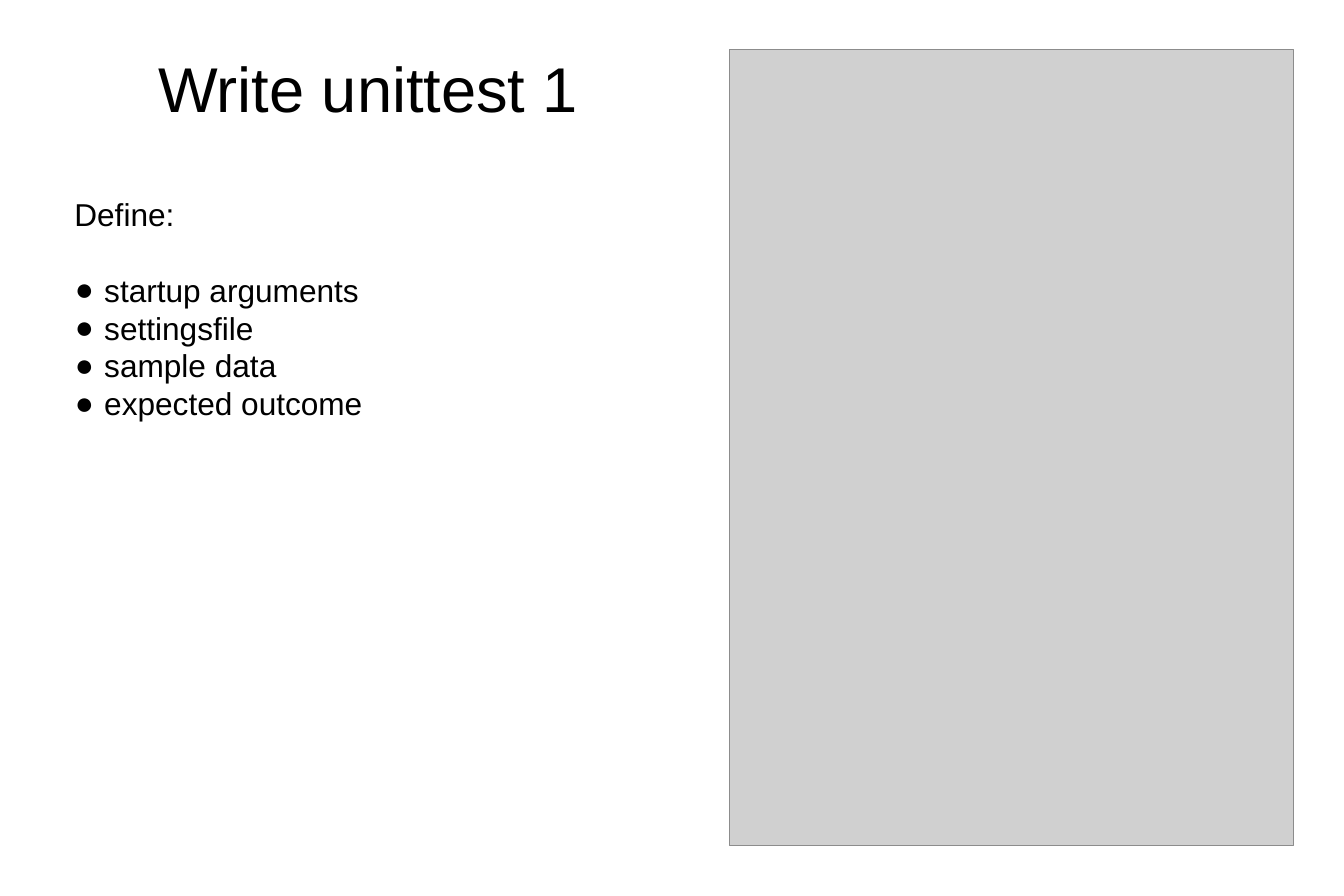
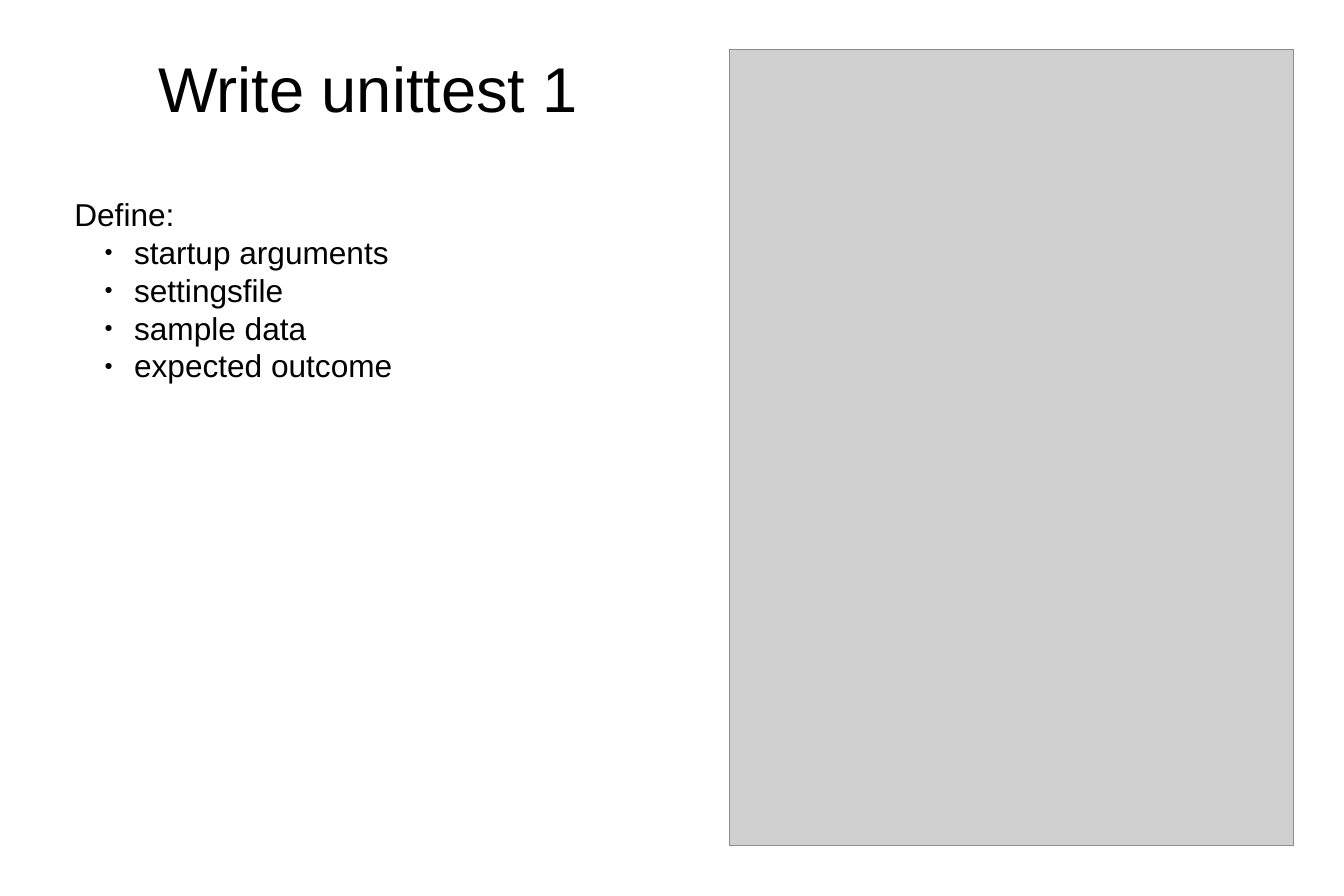
Before and after one commit to jn100py/portfolio, a slide deck: slide 4 of test_applications/1min_presentation_testapplications.pptx. Drawn at 1344x896 pixels with LibreOffice and Linux fonts; fonts in the diff are those of the drawing; grey boxes stand for pictures. Boxes give left, top, right and bottom in pixels: in the first picture for what was removed or moved away, otherwise in the second. Text is boxed around its words. In the diff, an @@ line names an element or a change of style, - is before the commit and + after.

```diff
--- a/test_applications/1min_presentation_testapplications.pptx
+++ b/test_applications/1min_presentation_testapplications.pptx
@@ text at [134, 243, 392, 383]: list level 1 to 2 in "startup arguments"; list level 1 to 2 in "settingsfile"; list level 1 to 2 in "sample data"; list level 1 to 2 in "expected outcome" @@
```
Also in this commit, not shown: 3 other slides changed, 1 slide added, 2 other files.
